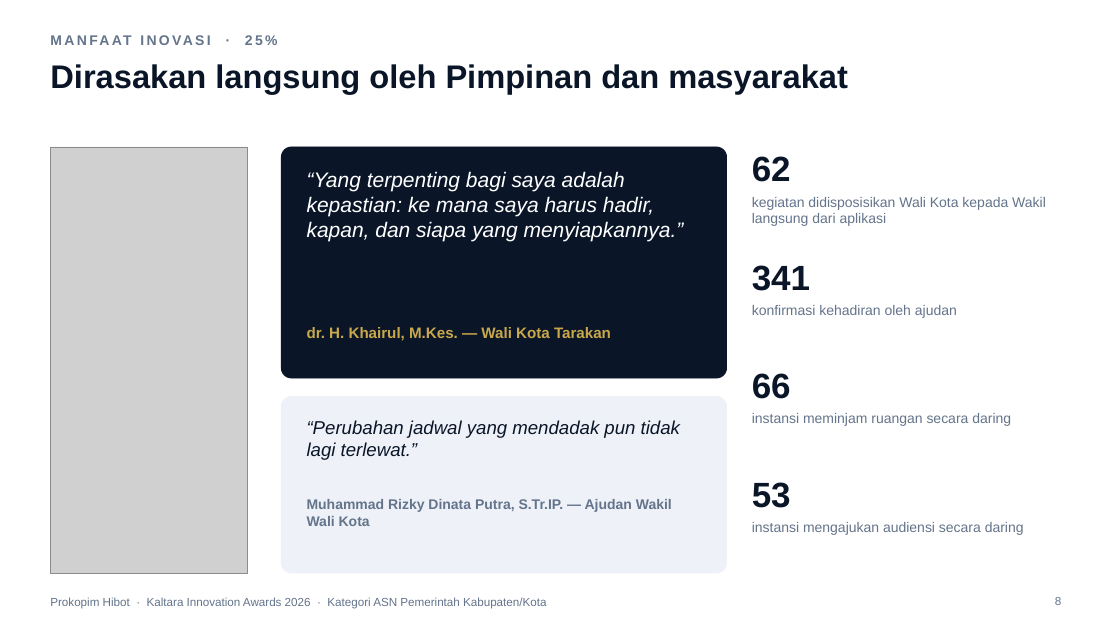
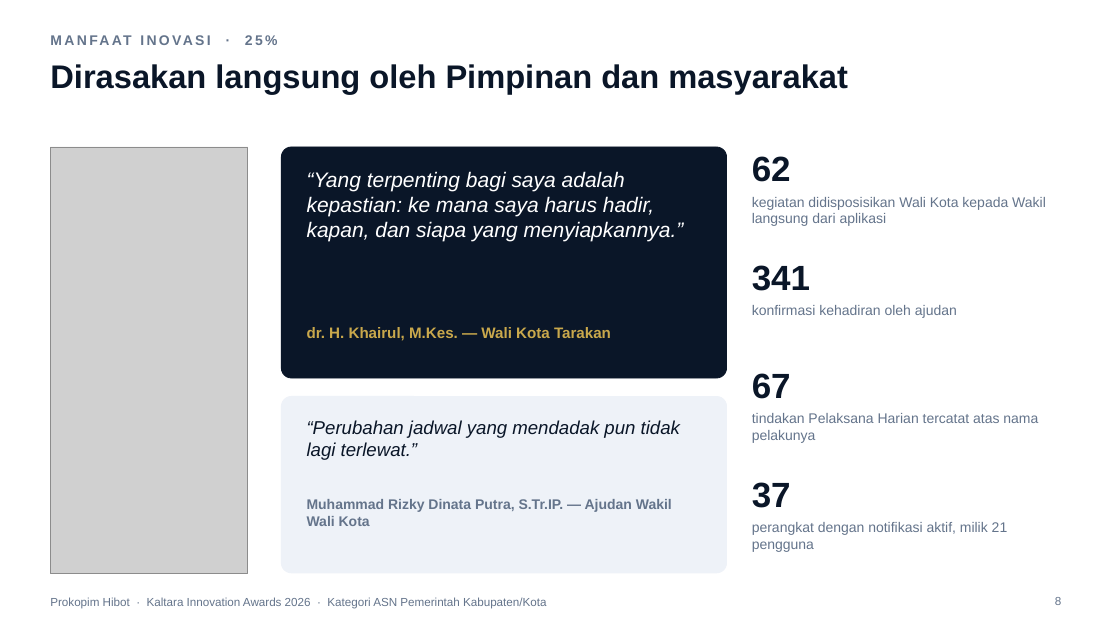
Before and after one commit to ega394/joyful-visuals, a slide deck: slide 8 of docs/lomba/kaltara/Paparan-Prokopim-Hibot-Kaltara-2026.pptx. Drawn at 1120x630 pixels with LibreOffice and Linux fonts; fonts in the diff are those of the drawing; grey boxes stand for pictures; background and template pictures are left out. Boxes give left, top, right and bottom in pixels: in the first picture for what was removed or moved away, otherwise in the second. Text is boxed around its words. In the diff, an @@ line names an element or a change of style, - is before the commit and + after.

```diff
--- a/docs/lomba/kaltara/Paparan-Prokopim-Hibot-Kaltara-2026.pptx
+++ b/docs/lomba/kaltara/Paparan-Prokopim-Hibot-Kaltara-2026.pptx
@@ text at [752,373,791,399]: text changed @@
-66
+67
@@ text at [752,413,1038,443]: text changed @@
-instansi meminjam ruangan secara daring
+tindakan Pelaksana Harian tercatat atas nama pelakunya
@@ text at [752,482,791,508]: text changed @@
-53
+37
@@ text at [752,522,1008,552]: text changed @@
-instansi mengajukan audiensi secara daring
+perangkat dengan notifikasi aktif, milik 21 pengguna
```
Also in this commit, not shown: 2 other slides changed, 1 slide added, 14 other files.
